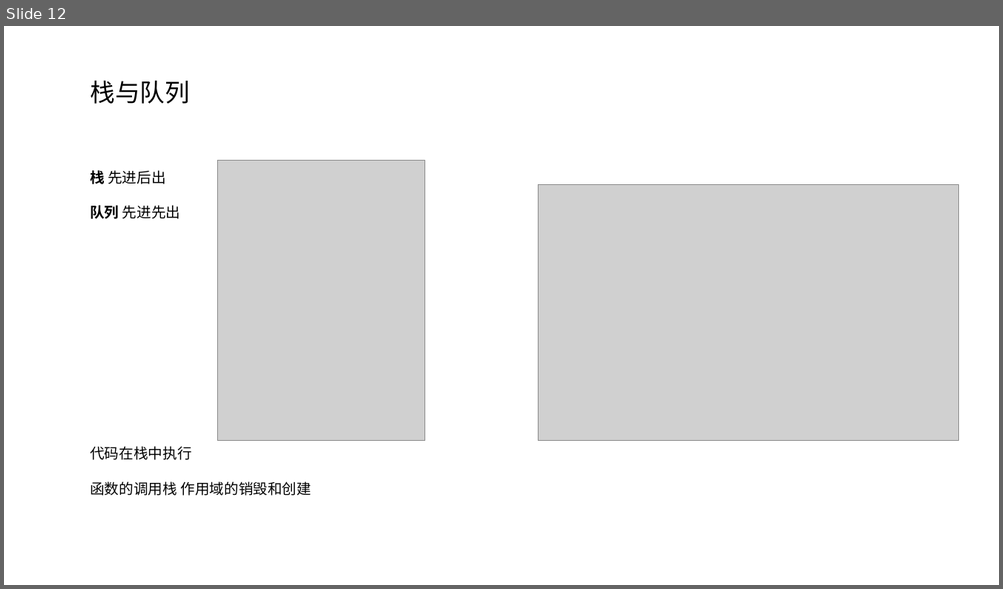
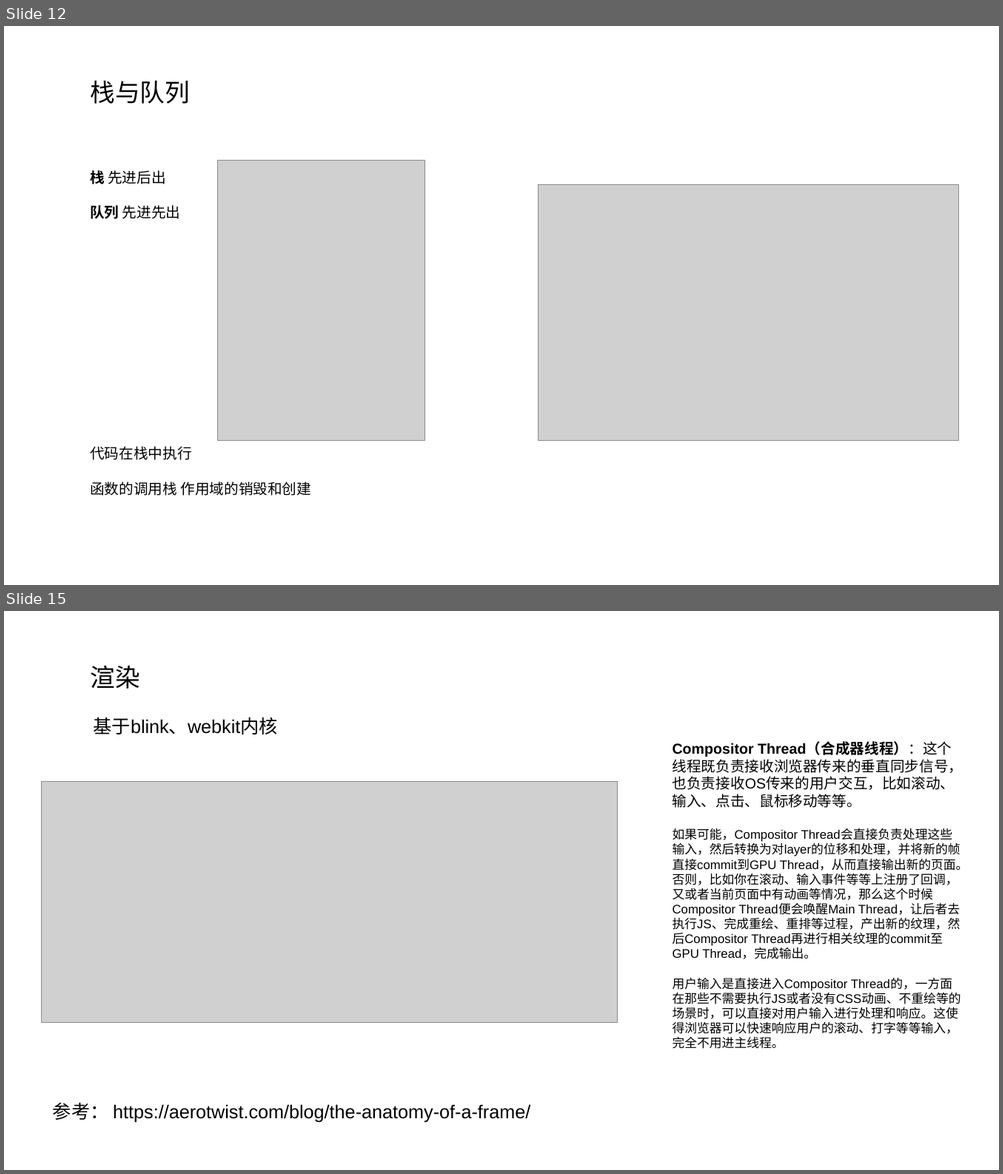
Before and after one commit to freeethy/blog, a slide deck: 浏览器、Event Loop、渲染/浏览器架构及event loop.pptx. Shown one above the other, each under a label of ours: slide 12 before the commit, slides 12 and 15 after it; the slides between them are not shown. The pictures are 1003x589 and 1003x1174 pixels, drawn with LibreOffice and Linux fonts; fonts in the diff are those of the drawing; grey boxes stand for pictures. Boxes give left, top, right and bottom in pixels: in the first picture for what was removed or moved away, otherwise in the second. Text is boxed around its words. In the diff, an @@ line names an element or a change of style, - is before the commit and + after.

Commit message:
浏览器，event-loop，渲染

```diff
--- a/浏览器、Event Loop、渲染/浏览器架构及event loop.pptx
+++ b/浏览器、Event Loop、渲染/浏览器架构及event loop.pptx
@@ slide 15 added at <box>4,611,999,1170</box>, background #FFFFFF @@
@@ text added at <box>90,665,139,689</box>, 24 pt, text #000000 @@
+渲染
@@ text added at <box>94,717,278,735</box>, 18 pt, text #000000 @@
+基于blink、webkit内核
@@ text added at <box>672,743,968,1049</box>, 12 pt, text #000000 @@
+Compositor Thread（合成器线程）：这个线程既负责接收浏览器传来的垂直同步信号，也负责接收OS传来的用户交互，比如滚动、输入、点击、鼠标移动等等。
+如果可能，Compositor Thread会直接负责处理这些输入，然后转换为对layer的位移和处理，并将新的帧直接commit到GPU Thread，从而直接输出新的页面。否则，比如你在滚动、输入事件等等上注册了回调，又或者当前页面中有动画等情况，那么这个时候Compositor Thread便会唤醒Main Thread，让后者去执行JS、完成重绘、重排等过程，产出新的纹理，然后Compositor Thread再进行相关纹理的commit至GPU Thread，完成输出。
+用户输入是直接进入Compositor Thread的，一方面在那些不需要执行JS或者没有CSS动画、不重绘等的场景时，可以直接对用户输入进行处理和响应。这使得浏览器可以快速响应用户的滚动、打字等等输入，完全不用进主线程。
@@ picture added at <box>41,782,617,1023</box> @@
@@ text added at <box>53,1102,530,1123</box>, 18 pt, text #000000 @@
+参考： https://aerotwist.com/blog/the-anatomy-of-a-frame/
```
Also in this commit, not shown: 1 slide changed, 2 other slides added, 5 other files.
